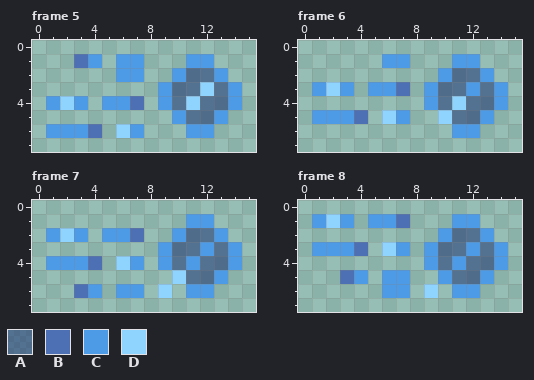
Pixel-art file, stored at objects/holograms/knightfall_planethologram/knightfall_planethologram.ase. Above, as it was before the edit.
16x8 pixels, 10 frames. Shown: frame 5, frame 6, frame 7, frame 8. The commit also changed other frames, which this record leaves out.
Palette (. is transparent): A #2c437aa0  B #4d6fb4  C #4d9be6  D #8fd3ff
Pixels before, frame 5, first column x 1:
1 ..BC.CC...CC..
2 .....CC..CAAC.
3 ........CAADAC
4 CDC.CCB.CADAAC
5 .........CAAC.
6 CCCB.DC...CC..
Pixels before, frame 6, first column x 1:
1 .....CC...CC..
2 .........CAAC.
3 CDC.CCB.CAACAC
4 ........CADAAC
5 CCCB.DC..DAAC.
6 ..........CC..
Pixels before, frame 7, first column x 1:
1 ..........CC..
2 CDC.CCB..CAAC.
3 ........CAACAC
4 CCCB.DC.CACAAC
5 .........DAAC.
6 ..BC.CC.D.CC..
Pixels before, frame 8, first column x 1:
1 CDC.CCB...CC..
2 .........CAAC.
3 CCCB.DC.CAACAC
4 ........CACAAC
5 ..BC.CC..CAAC.
6 .....CC.D.CC..
New version:
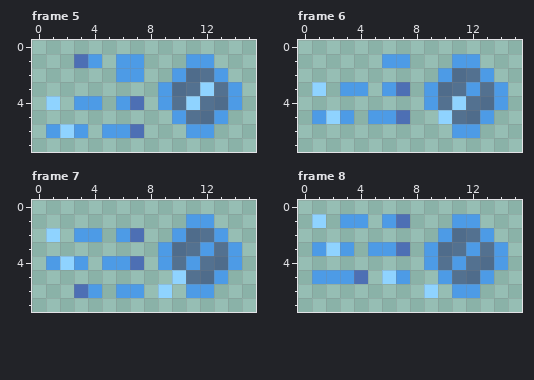
Diff:
Frame 5:
y 4: x 1..2 CD -> D.; x 4..5 .C -> C.
y 6: x 2 C -> D; x 4..7 B.DC -> .CCB
Frame 6:
y 3: x 1..2 CD -> D.; x 4..5 .C -> C.
y 5: x 2 C -> D; x 4..7 B.DC -> .CCB
Frame 7:
y 2: x 1..2 CD -> D.; x 4..5 .C -> C.
y 4: x 2 C -> D; x 4..7 B.DC -> .CCB
Frame 8:
y 1: x 1..2 CD -> D.; x 4..5 .C -> C.
y 3: x 2 C -> D; x 4..7 B.DC -> .CCB
y 5: x 1..4 ..BC -> CCCB; x 6 C -> D
y 6: x 6..7 CC -> ..
Pixel boxes of the changes (left, top, right, bottom) in both pictures:
changed: (46, 96, 144, 138)
changed: (312, 82, 410, 124)
changed: (46, 228, 144, 270)
changed: (312, 214, 410, 298)
